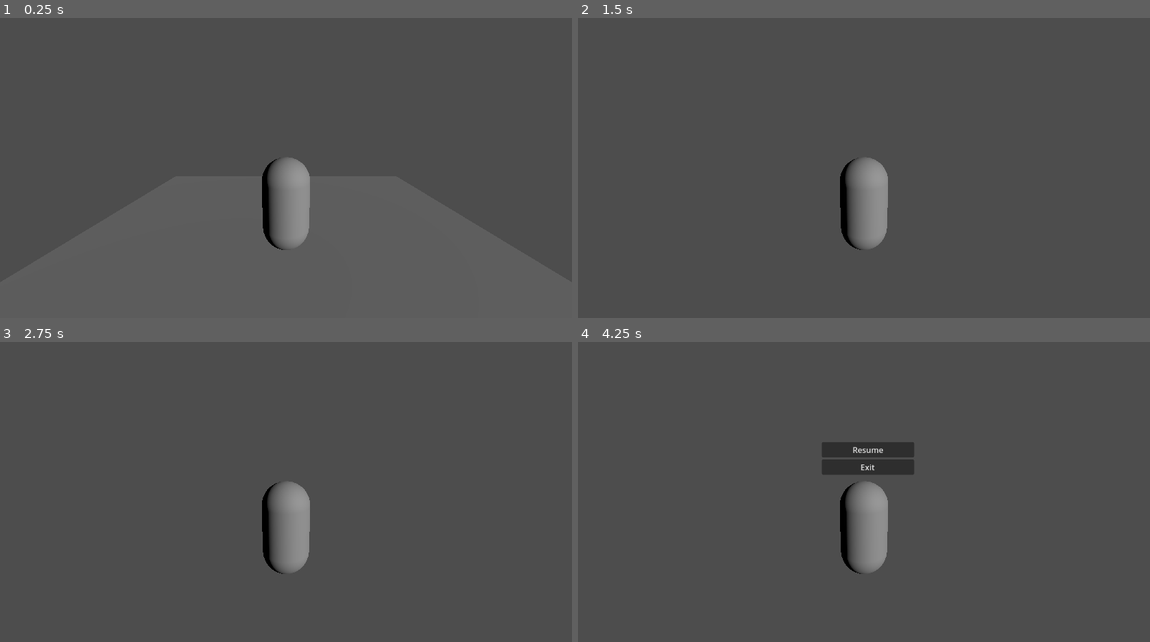
Above: before the commit, frames 1-4 (two rows, left to right).
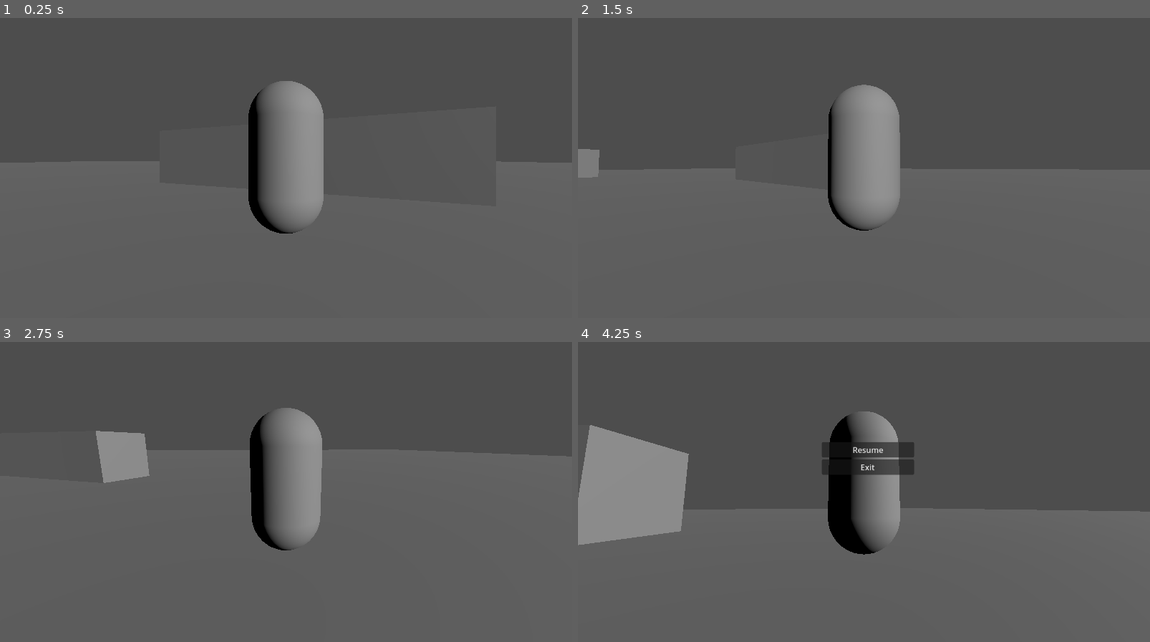
Above: after the commit, the same moments.

Repository: JDSankarlal/RJGame
Game: Godot game, scene res://Scenes/world.tscn
Two runs of this game, one before a commit and one after it. Both use one fixed random seed, a clock stepped at 60 frames per second and the inputs below.
Inputs (mouse positions are in pixels of both pictures, inside the frame that each line leads up to):
- Up to frame 1 (0.25 s): no input
- Up to frame 2 (1.5 s): move the mouse to (989, 141) at 0.52 s; hold D (move_right) 0.53-1.28 s; hold Shift (run, bound only after the commit) 0.53-1.28 s; move the mouse to (749, 174) at 1.27 s; hold S (move_back) from 1.28 s (still down); tap Shift (run, bound only after the commit) at 1.35 s
- Up to frame 3 (2.75 s): move the mouse to (343, 411) at 2.02 s; release S (move_back) at 2.03 s; hold D (move_right) from 2.03 s (still down); hold Shift (run, bound only after the commit) from 2.03 s (still down)
- Up to frame 4 (4.25 s): move the mouse to (835, 546) at 2.77 s; release D (move_right) at 2.78 s; release Shift (run, bound only after the commit) at 2.78 s; hold W (move_forward) 2.78-3.53 s; tap Shift (run, bound only after the commit) at 2.85 s; move the mouse to (1035, 528) at 3.52 s; hold A (move_left) from 3.53 s (still down); hold Shift (run, bound only after the commit) from 3.53 s (still down); tap Escape (pause) at 4.15 s

The runs differ from the first frame. In frame 1, 4.2% of the frame differs, in the area x 43-57%, y 21-78%; in frame 2, 4.3%; in frame 3, 5.0%; in frame 4, 11%, in the area x 0-100%, y 23-78%.

Commit message:
Player movement is all working, but the rotation is kinda messed up.

Diff:
--- /dev/null
+++ b/Scenes/Player/MovementStates/idle.tres
@@ -0,0 +1,11 @@
+[gd_resource type="Resource" script_class="PlayerMovementState" load_steps=2 format=3 uid="uid://ci8v6vkarey0u"]
+
+[ext_resource type="Script" path="res://Scenes/Player/player_movement_state.gd" id="1_qu7ua"]
+
+[resource]
+script = ExtResource("1_qu7ua")
+id = 0
+movement_speed = 0.0
+acceleration = 6.0
+camera_fov = 70.0
+animation_speed = 1.0
--- /dev/null
+++ b/Scenes/Player/MovementStates/run.tres
@@ -0,0 +1,11 @@
+[gd_resource type="Resource" script_class="PlayerMovementState" load_steps=2 format=3 uid="uid://c76hbkh06urqh"]
+
+[ext_resource type="Script" path="res://Scenes/Player/player_movement_state.gd" id="1_qqbga"]
+
+[resource]
+script = ExtResource("1_qqbga")
+id = 2
+movement_speed = 8.0
+acceleration = 6.0
+camera_fov = 75.0
+animation_speed = 1.0
--- /dev/null
+++ b/Scenes/Player/MovementStates/walk.tres
@@ -0,0 +1,11 @@
+[gd_resource type="Resource" script_class="PlayerMovementState" load_steps=2 format=3 uid="uid://ci3fpmnehgoxp"]
+
+[ext_resource type="Script" path="res://Scenes/Player/player_movement_state.gd" id="1_fintl"]
+
+[resource]
+script = ExtResource("1_fintl")
+id = 1
+movement_speed = 3.0
+acceleration = 7.0
+camera_fov = 72.5
+animation_speed = 1.0
--- a/Scenes/Player/player.gd
+++ b/Scenes/Player/player.gd
@@ -1,37 +1,154 @@
 extends CharacterBody3D
 
 # How fast the player moves in meters per second.
-@export var speed = 14
+#@export var speed = 14
 # The downward acceleration when in the air, in meters per second squared.
-@export var fall_acceleration = 75
+#@export var fall_acceleration = 75
 
-var target_velocity = Vector3.ZERO
+signal changed_movement_state(_movement_state: PlayerMovementState)
+signal changed_movement_direction(_movement_direction: Vector3)
+
+@export var movement_states : Dictionary
+
+var movement_direction : Vector3
+var current_movement_state_name : String
+
+func _ready():
+	changed_movement_state.emit(movement_states["idle"])
+
+
+
+func _input(event):
+	if event.is_action_pressed("movement") or event.is_action_released("movement"):
+		movement_direction.x = Input.get_action_strength("move_left") - Input.get_action_strength("move_right")
+		movement_direction.z = Input.get_action_strength("move_forward") - Input.get_action_strength("move_back")
+
+		if is_movement_ongoing():
+			if Input.is_action_pressed("run"):
+				set_movement_state("run")
+				#
+				#if current_stance_name == "stealth":
+					#set_stance("upright")
+			else:
+				set_movement_state("walk")
+				#if Input.is_action_pressed("walk"):
+				#else:
+					#set_movement_state("run")
+		else:
+			set_movement_state("idle")
+
+	#if event.is_action_pressed("jump"):
+		#if air_jump_counter <= max_air_jump:
+			#if is_stance_blocked("upright"):
+				#return
+			#
+			#if current_stance_name != "upright" and current_stance_name != "stealth":
+				#set_stance("upright")
+				#return
+			#
+			#var jump_name = "ground_jump"
+			#
+			#if air_jump_counter > 0:
+				#jump_name = "air_jump"
+			#
+			#pressed_jump.emit(jump_states[jump_name])
+			#air_jump_counter += 1
+	#
+	#if is_on_floor():
+		#for stance in stances.keys():
+			#if event.is_action_pressed(stance):
+				#set_stance(stance)
 
 
 func _physics_process(delta):
-	var direction = Vector3.ZERO
+	if is_movement_ongoing():
+		changed_movement_direction.emit(movement_direction)
 
-	if Input.is_action_pressed("move_right"):
-		direction.x += 1
-	if Input.is_action_pressed("move_left"):
-		direction.x -= 1
-	if Input.is_action_pressed("move_back"):
-		direction.z += 1
-	if Input.is_action_pressed("move_forward"):
-		direction.z -= 1
+	#if is_on_floor():
+		#air_jump_counter = 0
+	#elif air_jump_counter == 0:
+		#air_jump_counter = 1
 
-	if direction != Vector3.ZERO:
-		direction = direction.normalized()
-		#$Pivot.basis = Basis.looking_at(direction)
 
-	# Ground Velocity
-	target_velocity.x = direction.x * speed
-	target_velocity.z = direction.z * speed
+func is_movement_ongoing() -> bool:
+	return abs(movement_direction.x) > 0 or abs(movement_direction.z) > 0
 
-	# Vertical Velocity
-	if not is_on_floor(): # If in the air, fall towards the floor. Literally gravity
-		target_velocity.y = target_velocity.y - (fall_acceleration * delta)
 
-	# Moving the Character
-	velocity = target_velocity
-	move_and_slide()
+func set_movement_state(state : String):
+	#var stance = get_node(stances[current_stance_name])
+	current_movement_state_name = state
+	print (movement_states["idle"])
+	changed_movement_state.emit(movement_states[state])
+
+
+#func set_stance(_stance_name : String):
+	##if stance_antispam_timer.time_left > 0:
+		##return
+	#stance_antispam_timer = get_tree().create_timer(0.25)
+	#
+	#var next_stance_name : String
+	#
+	#if _stance_name == current_stance_name:
+		#next_stance_name = "upright"
+	#else:
+		#next_stance_name = _stance_name
+	#
+	#if is_stance_blocked(next_stance_name):
+		#return
+	#
+	#var current_stance = get_node(stances[current_stance_name])
+	#current_stance.collider.disabled = true
+	#
+	#current_stance_name = next_stance_name
+	#current_stance = get_node(stances[current_stance_name])
+	#current_stance.collider.disabled = false
+	#
+	#changed_stance.emit(current_stance)
+	#set_movement_state(current_movement_state_name)
+
+
+#func is_stance_blocked(_stance_name : String) -> bool:
+	#var stance = get_node(stances[_stance_name])
+	#return stance.is_blocked()
+
+
+
+
+
+
+
+
+
+
+
+# OLD
+#var target_velocity = Vector3.ZERO
+#
+#
+#func _physics_process(delta):
+	#var direction = Vector3.ZERO
+#
+	#if Input.is_action_pressed("move_right"):
+		#direction.x += 1
+	#if Input.is_action_pressed("move_left"):
+		#direction.x -= 1
+	#if Input.is_action_pressed("move_back"):
+		#direction.z += 1
+	#if Input.is_action_pressed("move_forward"):
+		#direction.z -= 1
+#
+	#if direction != Vector3.ZERO:
+		#direction = direction.normalized()
+		##$Pivot.basis = Basis.looking_at(direction)
+#
+	## Ground Velocity
+	#target_velocity.x = direction.x * speed
+	#target_velocity.z = direction.z * speed
+#
+	## Vertical Velocity
+	#if not is_on_floor(): # If in the air, fall towards the floor. Literally gravity
+		#target_velocity.y = target_velocity.y - (fall_acceleration * delta)
+#
+	## Moving the Character
+	#velocity = target_velocity
+	#move_and_slide()
--- a/Scenes/Player/player.tscn
+++ b/Scenes/Player/player.tscn
@@ -1,22 +1,49 @@
-[gd_scene load_steps=4 format=3 uid="uid://dtswrhl0gjxoe"]
+[gd_scene load_steps=7 format=3 uid="uid://dtswrhl0gjxoe"]
 
 [ext_resource type="Script" path="res://Scenes/Player/player.gd" id="1_5i4c7"]
+[ext_resource type="Script" path="res://Scenes/Player/player_movement_controller.gd" id="2_2i4ks"]
+[ext_resource type="Script" path="res://Scenes/Player/player_camera_controller.gd" id="2_mkfm0"]
 
 [sub_resource type="CapsuleShape3D" id="CapsuleShape3D_1afe5"]
 
 [sub_resource type="CapsuleMesh" id="CapsuleMesh_o5y8b"]
 
+[sub_resource type="SphereShape3D" id="SphereShape3D_6lvoq"]
+radius = 0.07
+
 [node name="Player" type="CharacterBody3D"]
 transform = Transform3D(1, 0, 0, 0, 1, 0, 0, 0, 1, 0, 1, 0)
 script = ExtResource("1_5i4c7")
 
-[node name="Camera3D" type="Camera3D" parent="."]
-transform = Transform3D(1, 0, 0, 0, 0.975087, 0.221821, 0, -0.221821, 0.975087, 0, 1.94403, 4.11346)
-current = true
+[node name="MovementController" type="Node" parent="." node_paths=PackedStringArray("player", "mesh_root")]
+script = ExtResource("2_2i4ks")
+player = NodePath("..")
+mesh_root = NodePath("../MeshRoot")
 
 [node name="CollisionShape3D" type="CollisionShape3D" parent="."]
 shape = SubResource("CapsuleShape3D_1afe5")
 
-[node name="Mesh shape for testing" type="MeshInstance3D" parent="."]
+[node name="MeshRoot" type="Node3D" parent="."]
+
+[node name="Mesh shape for testing" type="MeshInstance3D" parent="MeshRoot"]
 mesh = SubResource("CapsuleMesh_o5y8b")
 skeleton = NodePath("")
+
+[node name="CameraRoot" type="Node3D" parent="."]
+script = ExtResource("2_mkfm0")
+
+[node name="CamYaw" type="Node3D" parent="CameraRoot"]
+
+[node name="CamPitch" type="Node3D" parent="CameraRoot/CamYaw"]
+
+[node name="SpringArm3D" type="SpringArm3D" parent="CameraRoot/CamYaw/CamPitch"]
+shape = SubResource("SphereShape3D_6lvoq")
+spring_length = 3.0
+
+[node name="Camera3D" type="Camera3D" parent="CameraRoot/CamYaw/CamPitch/SpringArm3D"]
+transform = Transform3D(1, 0, 0, 0, 1, 0, 0, 0, 1, 0, 1.3899, 3.28765)
+
+[connection signal="changed_movement_direction" from="." to="MovementController" method="_on_set_movement_direction"]
+[connection signal="changed_movement_state" from="." to="CameraRoot" method="_on_set_movement_state"]
+[connection signal="changed_movement_state" from="." to="MovementController" method="_on_set_movement_state"]
+[connection signal="set_cam_rotation" from="CameraRoot" to="MovementController" method="_on_set_cam_rotation"]
--- /dev/null
+++ b/Scenes/Player/player_camera_controller.gd
@@ -0,0 +1,62 @@
+extends Node3D
+
+signal set_cam_rotation(_cam_rotation : float)
+
+@onready var yaw_node = $CamYaw
+@onready var pitch_node = $CamYaw/CamPitch
+#@onready var spring_arm = $CamYaw/CamPitch/SpringArm3D
+@onready var camera = $CamYaw/CamPitch/SpringArm3D/Camera3D
+
+var yaw : float = 0
+var pitch : float = 0
+
+var yaw_sensitivity : float = 0.07
+var pitch_sensitivity : float = 0.07
+
+var yaw_acceleration : float = 15
+var pitch_acceleration : float = 15
+
+var pitch_max : float = 75
+var pitch_min : float = -55
+
+var tween : Tween
+
+var position_offset : Vector3 = Vector3(0, 1.3, 0)
+var position_offset_target : Vector3 = Vector3(0, 1.3, 0)
+
+func _ready():
+	Input.set_mouse_mode(Input.MOUSE_MODE_CAPTURED)
+	#spring_arm.add_excluded_object(player.get_rid())
+	#top_level = true
+
+func _input(event):
+	if event is InputEventMouseMotion:
+		yaw += -event.relative.x * yaw_sensitivity
+		pitch += event.relative.y * pitch_sensitivity
+
+func _physics_process(delta):
+	#position_offset = lerp(position_offset, position_offset_target, 4 * delta)
+	#global_position = lerp(global_position, player.global_position + position_offset, 18 * delta)
+	#
+	pitch = clamp(pitch, pitch_min, pitch_max)
+
+	yaw_node.rotation_degrees.y = lerp(yaw_node.rotation_degrees.y, yaw, yaw_acceleration * delta)
+	pitch_node.rotation_degrees.x = lerp(pitch_node.rotation_degrees.x, pitch, pitch_acceleration * delta)
+
+	#if you don't want to lerp, set them directly
+	#yaw_node.rotation_degrees.y = yaw
+	#pitch_node.rotation_degrees.x = pitch
+
+	set_cam_rotation.emit(yaw_node.rotation.y)
+
+
+func _on_set_movement_state(_movement_state : PlayerMovementState):
+	if tween:
+		tween.kill()
+	#
+	tween = create_tween()
+	tween.tween_property(camera, "fov", _movement_state.camera_fov, 0.5).set_trans(Tween.TRANS_SINE).set_ease(Tween.EASE_OUT)
+#
+#
+#func _on_set_stance(_stance : Stance):
+	#position_offset_target.y = _stance.camera_height
--- /dev/null
+++ b/Scenes/Player/player_movement_controller.gd
@@ -0,0 +1,53 @@
+extends Node
+
+@export var player : CharacterBody3D
+@export var mesh_root : Node3D
+@export var rotation_speed : float = 8
+@export var fall_gravity : float = 45
+var jump_gravity : float = fall_gravity
+var direction : Vector3
+var velocity : Vector3
+var acceleration : float
+var speed : float
+var cam_rotation : float = 0
+var player_init_rotation : float
+
+
+func _ready():
+	player_init_rotation = player.rotation.y
+
+func _physics_process(delta):
+	print(speed)
+	velocity.x = -(speed * direction.normalized().x)
+	velocity.z = -(speed * direction.normalized().z)
+
+	if not player.is_on_floor():
+		if velocity.y >= 0:
+			velocity.y -= jump_gravity * delta
+		else:
+			velocity.y -= fall_gravity * delta
+
+	player.velocity = player.velocity.lerp(velocity, acceleration * delta)
+	print(player.velocity)
+	player.move_and_slide()
+
+	var target_rotation = atan2(direction.x, direction.z) - player_init_rotation
+	mesh_root.rotation.y = lerp_angle(mesh_root.rotation.y, target_rotation, rotation_speed * delta)
+
+
+#func _jump(jump_state : JumpState):
+	#velocity.y = 2 * jump_state.jump_height / jump_state.apex_duration
+	#jump_gravity = velocity.y / jump_state.apex_duration
+#
+#
+func _on_set_movement_state(_movement_state : PlayerMovementState):
+	speed = _movement_state.movement_speed
+	acceleration =  _movement_state.acceleration
+
+
+func _on_set_movement_direction(_movement_direction : Vector3):
+	direction = _movement_direction.rotated(Vector3.UP, cam_rotation + player_init_rotation)
+
+
+func _on_set_cam_rotation(_cam_rotation : float):
+	cam_rotation = _cam_rotation
--- /dev/null
+++ b/Scenes/Player/player_movement_state.gd
@@ -0,0 +1,9 @@
+extends Resource
+
+class_name PlayerMovementState
+
+@export var id : int
+@export var movement_speed : float
+@export var acceleration : float = 6
+@export var camera_fov : float = 75
+@export var animation_speed : float = 1
--- a/Scenes/UI/pause_menu.gd
+++ b/Scenes/UI/pause_menu.gd
@@ -14,5 +14,6 @@
 func _on_exit_pressed():
 	get_tree().quit()
 
+
 func _on_resume_pressed():
 	world.pauseMenu()
--- a/Scenes/UI/pause_menu.tscn
+++ b/Scenes/UI/pause_menu.tscn
@@ -13,6 +13,7 @@
 offset_bottom = 40.0
 
 [node name="MarginContainer" type="MarginContainer" parent="Control"]
+layout_mode = 0
 offset_left = 491.0
 offset_top = 245.0
 offset_right = 677.0
--- /dev/null
+++ b/Scenes/terrain.gdshader
@@ -0,0 +1,20 @@
+shader_type spatial;
+
+uniform sampler2D heightmap;
+uniform float height_ratio = 1.0;
+uniform sampler2D _a;
+
+void vertex() {
+	// Called for every vertex the material is visible on.
+	VERTEX.y+=texture(heightmap, UV).r * height_ratio;
+}
+
+void fragment() {
+	ALBEDO = texture (_a, UV).rgb;
+	// Called for every pixel the material is visible on.
+}
+
+//void light() {
+	// Called for every pixel for every light affecting the material.
+	// Uncomment to replace the default light processing function with this one.
+//}
--- a/Scenes/world.gd
+++ b/Scenes/world.gd
@@ -17,8 +17,11 @@
 	if paused:
 		pause_menu.hide()
 		get_tree().paused = false
+		Input.set_mouse_mode(Input.MOUSE_MODE_CAPTURED)
+
 	else:
 		pause_menu.show()
 		get_tree().paused = true
+		Input.set_mouse_mode(Input.MOUSE_MODE_VISIBLE)
 
 	paused = !paused
--- a/Scenes/world.tscn
+++ b/Scenes/world.tscn
@@ -1,19 +1,33 @@
-[gd_scene load_steps=6 format=3 uid="uid://dscxvjp1mhm6u"]
+[gd_scene load_steps=11 format=3 uid="uid://bd0ffjn1gopoh"]
 
 [ext_resource type="Script" path="res://Scenes/world.gd" id="1_sflnw"]
 [ext_resource type="PackedScene" uid="uid://dtswrhl0gjxoe" path="res://Scenes/Player/player.tscn" id="1_x74pw"]
 [ext_resource type="PackedScene" uid="uid://c8ajmhay723vl" path="res://Scenes/UI/pause_menu.tscn" id="2_amfnw"]
+[ext_resource type="Resource" uid="uid://ci8v6vkarey0u" path="res://Scenes/Player/MovementStates/idle.tres" id="3_258es"]
+[ext_resource type="Resource" uid="uid://ci3fpmnehgoxp" path="res://Scenes/Player/MovementStates/walk.tres" id="4_asn6g"]
+[ext_resource type="Resource" uid="uid://c76hbkh06urqh" path="res://Scenes/Player/MovementStates/run.tres" id="5_1ueda"]
 
 [sub_resource type="BoxMesh" id="BoxMesh_qwx5a"]
-size = Vector3(10, 0.5, 10)
+size = Vector3(100, 0.5, 100)
 
 [sub_resource type="BoxShape3D" id="BoxShape3D_vews2"]
-size = Vector3(10, 0.5, 10)
+size = Vector3(100, 0.5, 100)
+
+[sub_resource type="BoxMesh" id="BoxMesh_o7wsb"]
+size = Vector3(2, 2, 10)
+
+[sub_resource type="BoxShape3D" id="BoxShape3D_ukakm"]
+size = Vector3(2, 2, 10)
 
 [node name="World" type="Node3D"]
 script = ExtResource("1_sflnw")
 
 [node name="Player" parent="." instance=ExtResource("1_x74pw")]
+movement_states = {
+"idle": ExtResource("3_258es"),
+"run": ExtResource("5_1ueda"),
+"walk": ExtResource("4_asn6g")
+}
 
 [node name="Test Floor" type="StaticBody3D" parent="."]
 
@@ -30,3 +44,21 @@
 
 [node name="PauseMenu" parent="." instance=ExtResource("2_amfnw")]
 visible = false
+
+[node name="StaticBody3D" type="StaticBody3D" parent="."]
+transform = Transform3D(1, 0, 0, 0, 1, 0, 0, 0, 1, -17.6764, 1.01834, 0)
+
+[node name="MeshInstance3D" type="MeshInstance3D" parent="StaticBody3D"]
+mesh = SubResource("BoxMesh_o7wsb")
+
+[node name="CollisionShape3D" type="CollisionShape3D" parent="StaticBody3D"]
+shape = SubResource("BoxShape3D_ukakm")
+
+[node name="StaticBody3D2" type="StaticBody3D" parent="."]
+transform = Transform3D(0.416328, 0, 0.909214, 0, 1, 0, -0.909214, 0, 0.416328, 0.0746174, 1.01834, -4.46525)
+
+[node name="MeshInstance3D" type="MeshInstance3D" parent="StaticBody3D2"]
+mesh = SubResource("BoxMesh_o7wsb")
+
+[node name="CollisionShape3D" type="CollisionShape3D" parent="StaticBody3D2"]
+shape = SubResource("BoxShape3D_ukakm")
--- a/project.godot
+++ b/project.godot
@@ -42,3 +42,26 @@
 "events": [Object(InputEventKey,"resource_local_to_scene":false,"resource_name":"","device":-1,"window_id":0,"alt_press …(195 unchanged characters)…
 ]
 }
+movement={
+"deadzone": 0.5,
+"events": [Object(InputEventKey,"resource_local_to_scene":false,"resource_name":"","device":-1,"window_id":0,"alt_pressed":false,"shift_pressed":false,"ctrl_pressed":false,"meta_pressed":false,"pressed":false,"keycode":0,"physical_keycode":65,"key_label":0,"unicode":97,"location":0,"echo":false,"script":null)
+, Object(InputEventKey,"resource_local_to_scene":false,"resource_name":"","device":-1,"window_id":0,"alt_pressed":false,"shift_pressed":false,"ctrl_pressed":false,"meta_pressed":false,"pressed":false,"keycode":0,"physical_keycode":87,"key_label":0,"unicode":119,"location":0,"echo":false,"script":null)
+, Object(InputEventKey,"resource_local_to_scene":false,"resource_name":"","device":-1,"window_id":0,"alt_pressed":false,"shift_pressed":false,"ctrl_pressed":false,"meta_pressed":false,"pressed":false,"keycode":0,"physical_keycode":83,"key_label":0,"unicode":115,"location":0,"echo":false,"script":null)
+, Object(InputEventKey,"resource_local_to_scene":false,"resource_name":"","device":-1,"window_id":0,"alt_pressed":false,"shift_pressed":false,"ctrl_pressed":false,"meta_pressed":false,"pressed":false,"keycode":0,"physical_keycode":68,"key_label":0,"unicode":100,"location":0,"echo":false,"script":null)
+, Object(InputEventKey,"resource_local_to_scene":false,"resource_name":"","device":-1,"window_id":0,"alt_pressed":false,"shift_pressed":false,"ctrl_pressed":false,"meta_pressed":false,"pressed":false,"keycode":0,"physical_keycode":4194325,"key_label":0,"unicode":0,"location":0,"echo":false,"script":null)
+]
+}
+run={
+"deadzone": 0.5,
+"events": [Object(InputEventKey,"resource_local_to_scene":false,"resource_name":"","device":-1,"window_id":0,"alt_pressed":false,"shift_pressed":false,"ctrl_pressed":false,"meta_pressed":false,"pressed":false,"keycode":0,"physical_keycode":4194325,"key_label":0,"unicode":0,"location":0,"echo":false,"script":null)
+]
+}
+walk={
+"deadzone": 0.5,
+"events": [Object(InputEventKey,"resource_local_to_scene":false,"resource_name":"","device":-1,"window_id":0,"alt_pressed":false,"shift_pressed":false,"ctrl_pressed":false,"meta_pressed":false,"pressed":false,"keycode":0,"physical_keycode":87,"key_label":0,"unicode":119,"location":0,"echo":false,"script":null)
+]
+}
+
+[physics]
+
+3d/physics_engine="JoltPhysics3D"
Not shown, added: addons/godot-jolt/LICENSE.txt
Not shown, added: addons/godot-jolt/THIRDPARTY.txt
Not shown, changed: icon.svg.import
Not shown, added: Scenes/Player/pla2538.tmp
Not shown, added: Scenes/Player/plaE28B.tmp
Not shown, added: Scenes/Player/plaFAE3.tmp
Not shown, added: addons/godot-jolt/android/libgodot-jolt_android-arm32.so
Not shown, added: addons/godot-jolt/android/libgodot-jolt_android-arm32_editor.so
Not shown, added: addons/godot-jolt/android/libgodot-jolt_android-arm64.so
Not shown, added: addons/godot-jolt/android/libgodot-jolt_android-arm64_editor.so
Not shown, added: addons/godot-jolt/android/libgodot-jolt_android-x64.so
Not shown, added: addons/godot-jolt/android/libgodot-jolt_android-x64_editor.so
(and 14 more such lines)
